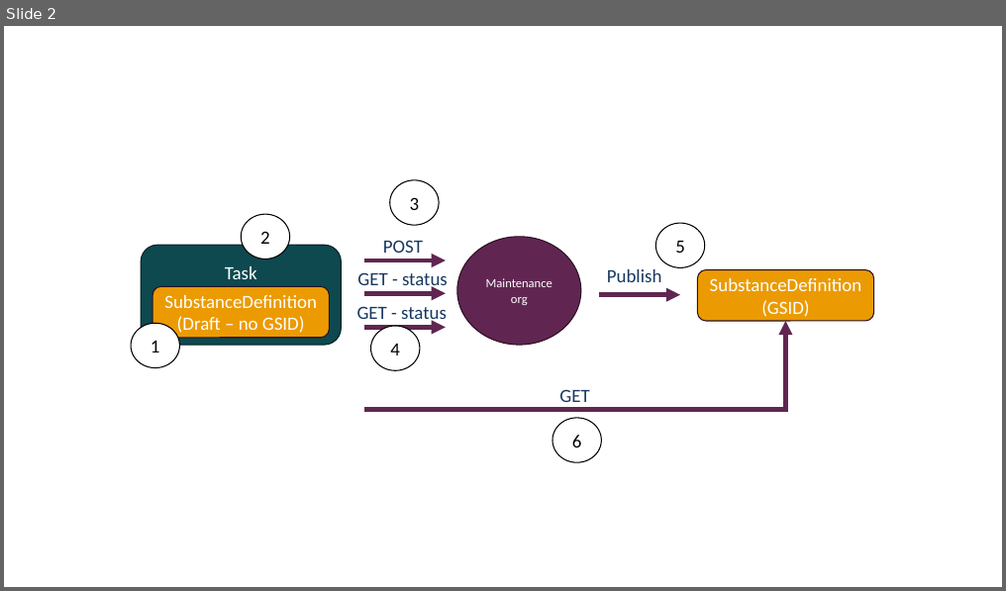
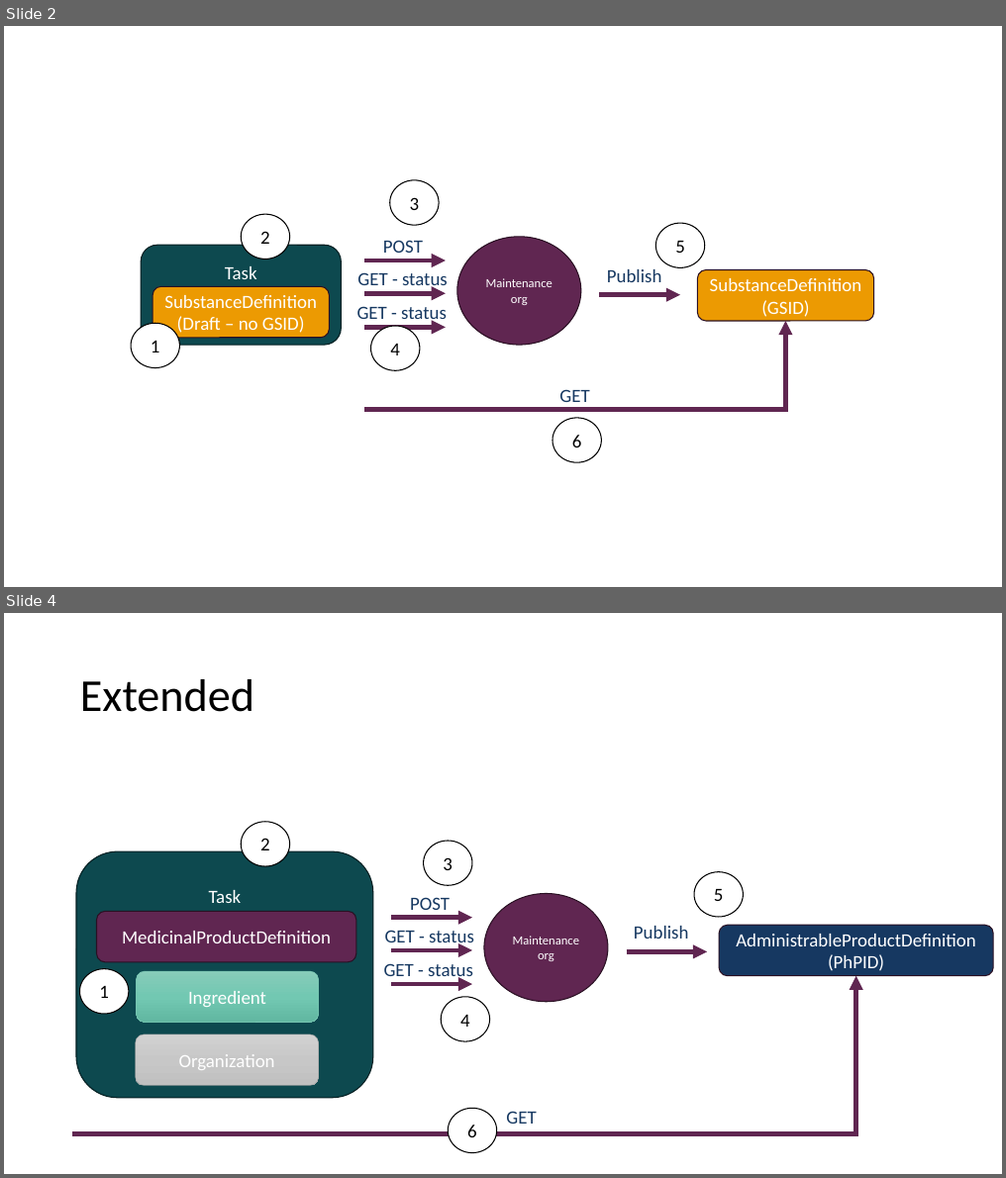
Before and after one commit to gcangioli/who-umc-poc, a slide deck: ImplementationGuideImages.pptx. Shown one above the other, each under a label of ours: slide 2 before the commit, slides 2 and 4 after it; the slides between them are not shown. The pictures are 1006x591 and 1006x1178 pixels, drawn with LibreOffice and Linux fonts; fonts in the diff are those of the drawing. Boxes give left, top, right and bottom in pixels: in the first picture for what was removed or moved away, otherwise in the second. Text is boxed around its words. In the diff, an @@ line names an element or a change of style, - is before the commit and + after.

Commit message:
Modifying some profiles and extending documentation of Task process

```diff
--- a/ImplementationGuideImages.pptx
+++ b/ImplementationGuideImages.pptx
@@ slide 4 added at (x1=4, y1=613, x2=1002, y2=1174), background #FFFFFF @@
@@ title added at (x1=80, y1=679, x2=254, y2=712), 44 pt, text #000000 @@
+Extended
@@ ellipse added at (x1=241, y1=822, x2=289, y2=866), fill #FFFFFF, outline #000000 1 pt, 18 pt, text #000000 @@
+2
@@ ellipse added at (x1=423, y1=841, x2=472, y2=885), fill #FFFFFF, outline #000000 1 pt, 18 pt, text #000000 @@
+3
@@ rounded rectangle added at (x1=76, y1=852, x2=374, y2=1098), fill #0D494F, outline #062023 1 pt, 18 pt, text #FFFFFF @@
+Task
@@ ellipse added at (x1=694, y1=872, x2=743, y2=917), fill #FFFFFF, outline #000000 1 pt, 18 pt, text #000000 @@
+5
@@ text added at (x1=410, y1=897, x2=450, y2=916), 18 pt, text #163861 @@
+POST
@@ ellipse added at (x1=484, y1=894, x2=607, y2=1002), fill #602651, outline #2A1124 1 pt, 12 pt, text #FFFFFF @@
+Maintenance org
@@ rounded rectangle added at (x1=97, y1=912, x2=356, y2=962), fill #602651, outline #2A1124 1 pt, 18 pt, text #FFFFFF @@
+MedicinalProductDefinition
@@ text added at (x1=385, y1=930, x2=474, y2=948), 18 pt, text #163861 @@
+GET - status
@@ arrow added from (392, 918) to (472, 918), #602651 4.5 pt @@
@@ text added at (x1=634, y1=926, x2=689, y2=939), 18 pt, text #163861 @@
+Publish
@@ rounded rectangle added at (x1=719, y1=925, x2=994, y2=976), fill #163861, outline #2A1124 1 pt, 18 pt, text #FFFFFF @@
+AdministrableProductDefinition
+(PhPID)
@@ text added at (x1=384, y1=963, x2=473, y2=981), 18 pt, text #163861 @@
+GET - status
@@ arrow added from (392, 951) to (472, 951), #602651 4.5 pt @@
@@ arrow added from (626, 953) to (707, 953), #602651 4.5 pt @@
@@ elbow arrow added from (73, 1134) to (856, 976), #602651 4.5 pt @@
@@ ellipse added at (x1=79, y1=969, x2=129, y2=1014), fill #FFFFFF, outline #000000 1 pt, 18 pt, text #000000 @@
+1
@@ rounded rectangle added at (x1=137, y1=971, x2=319, y2=1023), fill gradient #87CCBA to #73C9B3 to #62B7A1, outline #77C5B1 0.5 pt, 18 pt, text #FFFFFF @@
+Ingredient
@@ arrow added from (392, 984) to (472, 984), #602651 4.5 pt @@
@@ ellipse added at (x1=442, y1=997, x2=490, y2=1042), fill #FFFFFF, outline #000000 1 pt, 18 pt, text #000000 @@
+4
@@ rounded rectangle added at (x1=135, y1=1035, x2=319, y2=1085), fill gradient #D2D2D2 to #C8C8C8 to #C0C0C0, outline #A5A5A5 0.5 pt, 18 pt, text #FFFFFF @@
+Organization
@@ ellipse added at (x1=448, y1=1109, x2=497, y2=1154), fill #FFFFFF, outline #000000 1 pt, 18 pt, text #000000 @@
+6
@@ text added at (x1=506, y1=1111, x2=536, y2=1124), 18 pt, text #163861 @@
+GET
```
Also in this commit, not shown: 1 slide changed, 5 other files.
